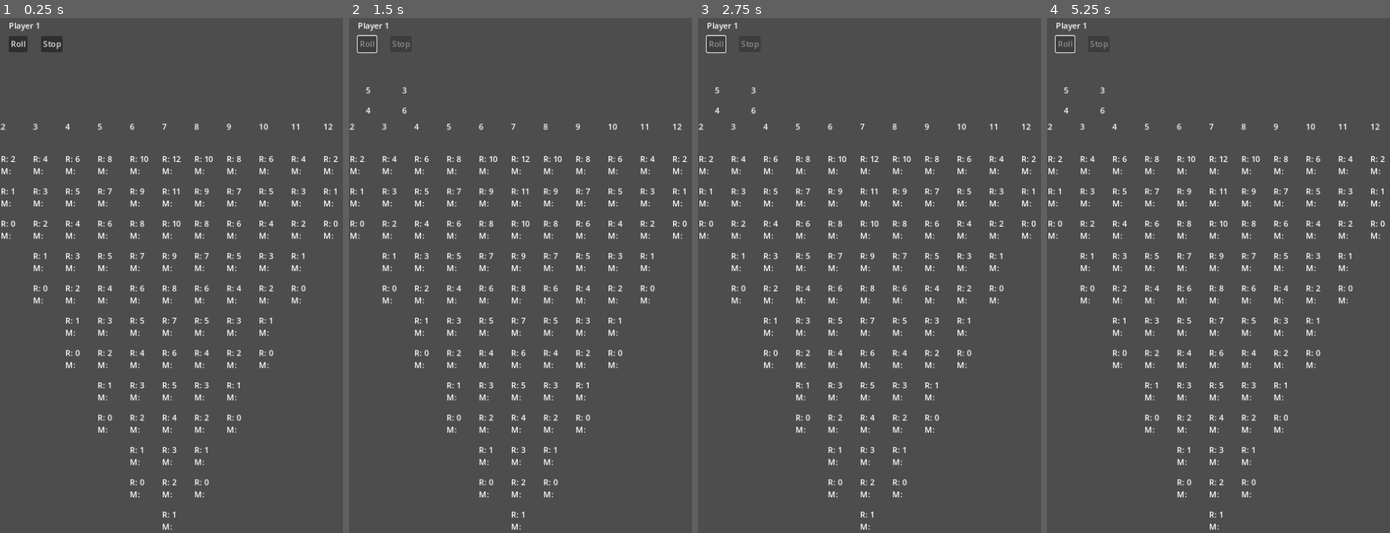
Above: before the commit, frames 1-4 (left to right).
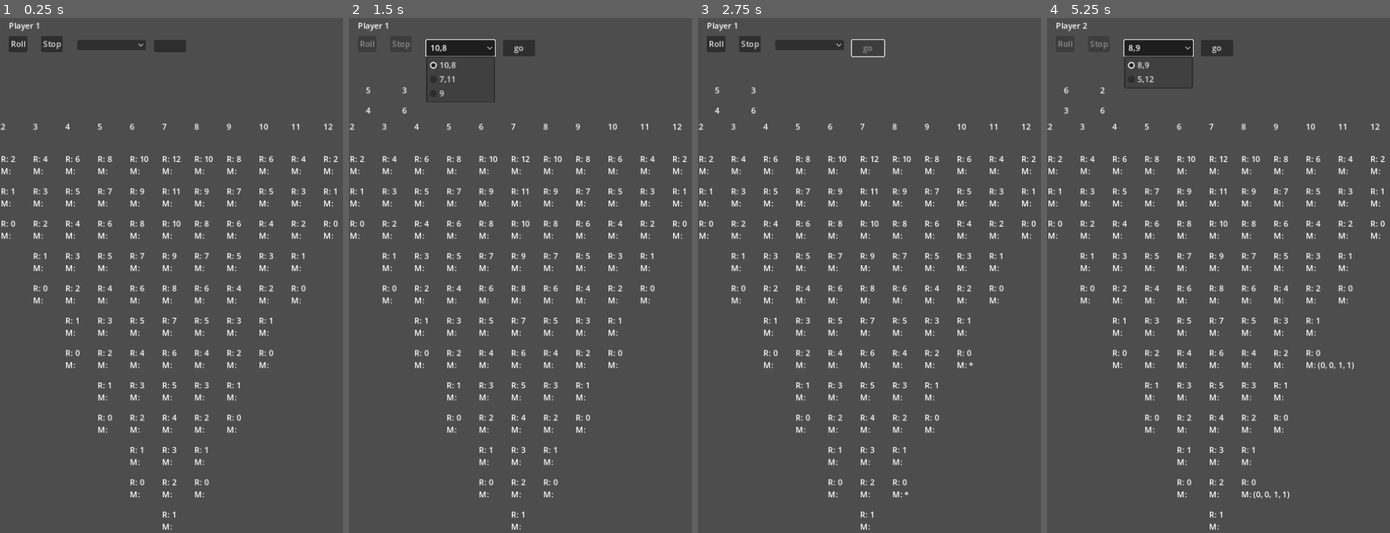
Above: after the commit, the same moments.

Repository: cheezypoofs/cantstop
Game: Godot game, scene res://scenes/Main.tscn
The game is run twice, just before and just after one commit, with the same random seed, the same clock (stepped at 60 frames per second) and the same inputs. The engine's default icon, where the game draws it, is replaced by a stand-in: a white triangle on a blue panel in a dark square.
Inputs (mouse positions are in pixels of both pictures, inside the frame that each line leads up to):
- Up to frame 1 (0.25 s): no input
- Up to frame 2 (1.5 s): click "Roll" at 0.5 s; click (458, 48) at 1.25 s, where only the run after the commit has a clickable "10,8"
- Up to frame 3 (2.75 s): click (866, 48) at 2 s, where only the run after the commit has a clickable "go"
- Up to frame 4 (5.25 s): click (1156, 43) at 2.77 s; click (1098, 43) at 3.5 s, where only the run after the commit has a clickable "Stop"; click (1064, 43) at 4.25 s, where only the run after the commit has a clickable "Roll"; click (1156, 48) at 5 s, where only the run after the commit has a clickable "8,9"

The runs differ from the first frame. In frame 1, 0.6% of the frame differs, in the area x 22-55%, y 4-7%; in frame 2, 1.2%; in frame 3, 0.6%; in frame 4, 1.3%, in the area x 2-90%, y 0-94%.

Commit message:
move logic!

Diff:
--- a/models/Space.gd
+++ b/models/Space.gd
@@ -27,20 +27,19 @@
 func _init(rank: int):
 	self.rank = rank
 
-func add_marker(marker: Marker) -> void:
-	self.markers.append(marker)
+func add_marker_for(player: Player) -> void:
+	markers.append(Marker.new(player))
 	emit_signal("space_changed")
 
-func remove_marker(marker: Marker) -> Space:
-	for i in range(len(self._markers)):
-		if self.markers[i].player.player_name == marker.player.player_name:
+func remove_marker_for(player: Player) -> void:
+	for i in range(len(markers)):
+		if markers[i].player.player_name == player.player_name:
 			self.markers.remove_at(i)
 			emit_signal("space_changed")
-			return self
-	return self
+			return
 
 func has_marker_for(player: Player) -> bool:
-	for m in self.markers:
+	for m in markers:
 		if m.player.player_name == player.player_name:
 			return true
 	return false
--- a/models/Turn.gd
+++ b/models/Turn.gd
@@ -16,4 +16,5 @@
 
 func use_cone():
 	num_cones -= 1
+	assert(num_cones >= 0)
 	emit_signal("pieces_used")
--- a/scenes/ActionArea.gd
+++ b/scenes/ActionArea.gd
@@ -1,6 +1,16 @@
 extends Node
 
+const gdme = preload("res://models/MoveEngine.gd")
+
 signal choice_stop
+signal move_selected
+signal move_chosen
+
+var moves = []
+
+var selected_move = null:
+	get:
+		return selected_move
 
 var model: ActionArea = null:
 	get:
@@ -17,34 +27,6 @@
 		$Dice/Die2.model = dice[2]
 		$Dice/Die3.model = dice[3]
 
-class Choice:
-	var first: int
-	var second: int
-	var legal: bool
-	var chosen: Callable
-
-	func _init(first: int, second: int, legal: bool):
-		self.first = first
-		self.second = second
-		self.legal = legal
-
-var _choice_buttons = []
-var choices: Array = [null, null, null]:
-	set(c):
-		assert(len(c) == 3)
-		choices = c
-
-		for i in range(3):
-			var choice: Choice = choices[i]
-
-			if choice == null:
-				self._choice_buttons[i].text = ""
-				self._choice_buttons[i].visible = false
-			else:
-				self._choice_buttons[i].visible = true
-				self._choice_buttons[i].text = str(choice.first) + "," + str(choice.second)
-				self._choice_buttons[i].disabled = !choice.legal
-
 var current_player: Player = null :
 	get:
 		return current_player
@@ -58,23 +40,32 @@
 
 	$Roll.connect("pressed", self._on_roll)
 	$Stop.connect("pressed", self._on_stop)
-
-	self._choice_buttons = [$Choice0, $Choice1, $Choice2]
-	$Choice0.connect("pressed", func(): self._on_choice(0))
-	$Choice1.connect("pressed", func(): self._on_choice(1))
-	$Choice2.connect("pressed", func(): self._on_choice(2))
-	self.choices = [null, null, null]
-
-func _on_choice(which: int) -> void:
-	self.choices[which].chosen.call()
+	$Move.connect("item_selected", self._on_move)
+	$MoveSelect.connect("pressed", self._on_move_select)
 
 func prompt_roll_or_stop():
 	$Roll.disabled = false
 	$Stop.disabled = false
 
+func _on_move(index: int) -> void:
+	if index < 0:
+		return
+
+	print_debug("move %d selected" % (index))
+	if index < len(self.moves):
+		print_debug("setting to %s"%(self.moves[index]))
+		selected_move = self.moves[index]
+	emit_signal("move_selected")
+	print_debug("selected_move=%s" % (self.selected_move))
+
+func _on_move_select() -> void:
+	print_debug("move chosen")
+	$MoveSelect.disabled = true
+	$Move.clear()
+	emit_signal("move_chosen")
+
 func _on_roll():
 	print_debug("roll clicked")
-	self.choices = [null, null, null]
 	$Roll.disabled = true
 	$Stop.disabled = true
 	model.roll()
@@ -84,3 +75,26 @@
 	$Roll.disabled = true
 	$Stop.disabled = true
 	emit_signal("choice_stop")
+
+func set_move_choices(moves: Array) -> void:
+	self.selected_move = null
+	self.moves = moves
+
+	$MoveSelect.disabled = false
+
+	if len(moves) == 0:
+		$MoveSelect.text = "surrender"
+		return
+
+	$MoveSelect.text = "go"
+	var index: int = 0
+	for move in moves:
+		var label: String
+		assert(move.first != null)
+		label = str(move.first.lane.value)
+		if move.second != null:
+			label += "," + str(move.second.lane.value)
+		$Move.add_item(label, index)
+		index += 1
+
+	self._on_move($Move.get_selected_id())
--- a/scenes/ActionArea.tscn
+++ b/scenes/ActionArea.tscn
@@ -41,23 +41,14 @@
 offset_bottom = -9.0
 text = "???"
 
-[node name="Choice0" type="Button" parent="."]
-offset_left = 144.0
-offset_top = 32.0
-offset_right = 217.0
-offset_bottom = 64.0
-text = "Choice0"
+[node name="Move" type="OptionButton" parent="."]
+offset_left = 136.0
+offset_top = 8.0
+offset_right = 272.0
+offset_bottom = 28.0
 
-[node name="Choice1" type="Button" parent="."]
-offset_left = 144.0
-offset_top = 72.0
-offset_right = 213.0
-offset_bottom = 103.0
-text = "Choice1"
-
-[node name="Choice2" type="Button" parent="."]
-offset_left = 144.0
-offset_top = 112.0
-offset_right = 213.0
-offset_bottom = 143.0
-text = "Choice2"
+[node name="MoveSelect" type="Button" parent="."]
+offset_left = 288.0
+offset_top = 8.0
+offset_right = 352.0
+offset_bottom = 32.0
--- a/scenes/Main.gd
+++ b/scenes/Main.gd
@@ -2,6 +2,7 @@
 
 const gdturn = preload("res://models/Turn.gd")
 const gdaa = preload("res://scenes/ActionArea.gd")
+const gdme = preload("res://models/MoveEngine.gd")
 
 var board: Board = null
 var state: GameState = null
@@ -25,6 +26,8 @@
 	$ActionArea.model = aa
 	$ActionArea.connect("choice_stop", self._player_stopped)
 	aa.connect("dice_rolled", self._player_rolled)
+	$ActionArea.connect("move_selected", self._move_selected)
+	$ActionArea.connect("move_chosen", self._move_chosen)
 
 	self._to_next_player()
 
@@ -35,8 +38,17 @@
 	$ActionArea.prompt_roll_or_stop()
 
 func _player_stopped() -> void:
-	# todo: capture cones. move markers.
-	# todo: advance to next player
+	print_debug("player stopped. capturing progress")
+
+	# "pickup" cones and move/place markers
+	for lane in board.lanes:
+		var space = lane.find_cone()
+		if space != null:
+			# Pickup marker of previous progress
+			if space.cone.from != null:
+				space.cone.from.remove_marker_for(state.current_turn.player)
+			space.add_marker_for(state.current_turn.player)
+			space.cone = null
 
 	self._to_next_player()
 
@@ -46,33 +58,35 @@
 	var vals = aa.die_values
 
 	var moves = engine.calculate_moves(state.current_turn, aa)
-	if len(moves) == 0:
-		print_debug("must surrender")
+	# Even 0 legal moves, which requires a surrender, will
+	# come back as a null selection
+	$ActionArea.set_move_choices(moves)
+
+func _move_selected() -> void:
+	print_debug("todo: highlight the selected move on the board")
+
+func _move_chosen() -> void:
+	var move = $ActionArea.selected_move
+	if move == null:
+		print_debug("player must surrender")
+		# Collect all cones
+		for lane in board.lanes:
+			var space = lane.find_cone()
+			if space != null:
+				space.cone = null
+		self._to_next_player()
+		return
+
+	self._execute_move(move.first)
+	if move.second != null:
+		self._execute_move(move.second)
+
+	$ActionArea.prompt_roll_or_stop()
+
+func _execute_move(move) -> void:
+	if move.from != null:
+		move.from.cone = null
 	else:
-		for move_set in moves:
-			print_debug("moveset...")
-			for move in [move_set.first, move_set.second]:
-				if move != null:
-					print_debug("  lane %d" % (move.lane.value))
+		state.current_turn.use_cone()
 
-
-	return
-	$ActionArea.choices = [
-		gdaa.Choice.new(
-			vals[0] + vals[1],
-			vals[2] + vals[3],
-			true,
-		),
-		gdaa.Choice.new(
-			vals[0] + vals[2],
-			vals[1] + vals[3],
-			true,
-		),
-		gdaa.Choice.new(
-			vals[0] + vals[3],
-			vals[1] + vals[2],
-			true,
-		),
-	]
-
-	# todo: all the things
+	move.to.cone = move.cone
--- a/scenes/Space.gd
+++ b/scenes/Space.gd
@@ -11,6 +11,9 @@
 
 func _update() -> void:
 	var markers: String
+
+	if model.cone != null:
+		markers += "*"
 	for m in model.markers:
 		markers += str(m.player.color)
 
